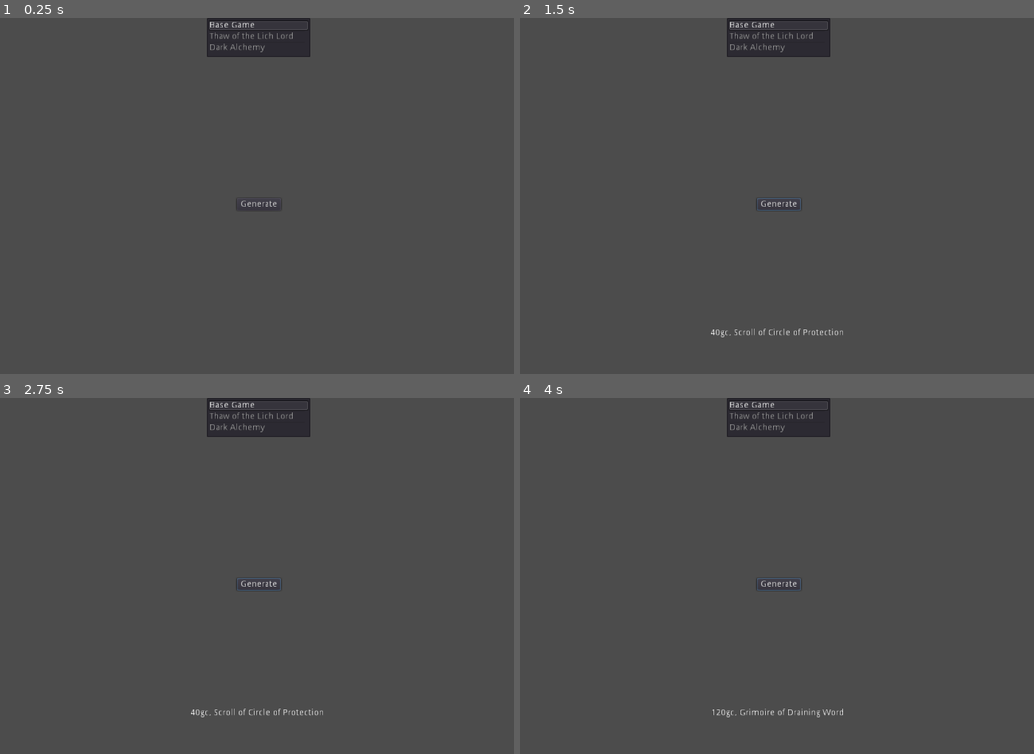
Above: before the commit, frames 1-4 (two rows, left to right).
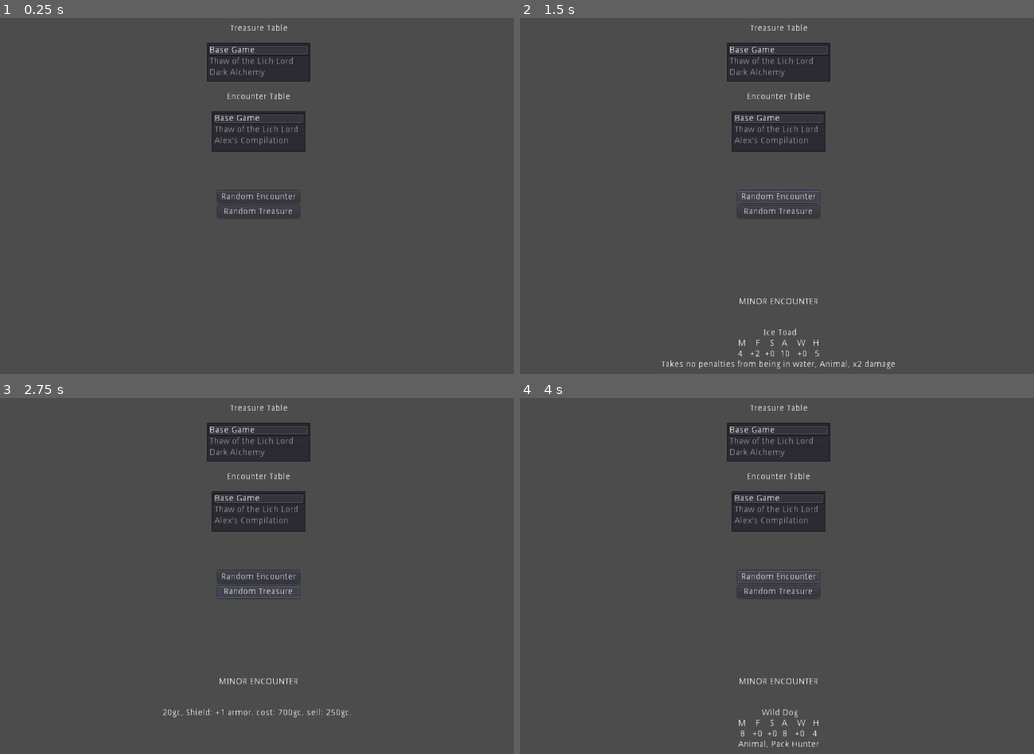
Above: after the commit, the same moments.

Repository: the-alex-g/Frostgrave_Treasure_Randomizer
Game: Godot game, scene res://Main.tscn
Two runs of this game, one before a commit and one after it. Both use one fixed random seed, a clock stepped at 60 frames per second and the inputs below.
Inputs (mouse positions are in pixels of both pictures, inside the frame that each line leads up to):
- Up to frame 1 (0.25 s): no input
- Up to frame 2 (1.5 s): click (777, 203) at 0.5 s, where only the run before the commit has a clickable "Generate"; click (777, 196) at 1.25 s, where only the run after the commit has a clickable "Random Encounter"
- Up to frame 3 (2.75 s): click (257, 590) at 2 s, where only the run after the commit has a clickable "Random Treasure"
- Up to frame 4 (4 s): click (777, 583) at 2.75 s, where only the run before the commit has a clickable "Generate"; click (777, 576) at 3.5 s, where only the run after the commit has a clickable "Random Encounter"

The runs differ from the first frame. In frame 1, 4.3% of the frame differs, in the area x 40-61%, y 0-56%; in frame 2, 5.2%, in the area x 27-73%, y 0-99%; in frame 3, 4.9%; in frame 4, 5.0%.

Commit message:
Add base game and lich lord encounter randomizer

Diff:
--- a/project/Main.gd
+++ b/project/Main.gd
@@ -1,6 +1,7 @@
 extends Control
 
-enum Table {BASE, LICH, ALCHEMY}
+enum TTable {BASE, LICH, ALCHEMY}
+enum ETable {BASE, LICH, COMP}
 var _lesser_potions := [
 	{"name":"Potion of Healing", "effect":"+5 health", "cost":"75", "sell":"50"},
 	{"name":"Potion of Strength", "effect":"+1 fight", "cost":"100", "sell":"40"},
@@ -166,21 +167,75 @@
 	[{"type":"coins", "qty":100}, {"type":"grimoire", "qty":1}],
 	[{"type":"coins", "qty":120}, {"type":"grimoire", "qty":1}],
 ]
-var _table = Table.BASE
+var _monsters := {
+	"Nullman":{"M":"6", "F":"+1", "S":"+0", "A":"12", "W":"+10", "H":"5", "notes":"Immune to magic, moves toward closest spellcaster within 18 inches instead of random movement"},
+	"Fire-Flinger":{"M":"5", "F":"+1", "S":"+3", "A":"12", "W":"+0", "H":"12", "notes":"Construct, if it wins combat it will push back and be done, if is within 6 inches of a warband member it will make a +3 magic elemental shooting attack, it will move into shooting range instead of melee combat"},
+	"Burning Skeleton":{"M":"6", "F":"+1", "S":"+0", "A":"10", "W":"+1", "H":"1", "notes":"Undead, if it wins combat the opponent takes 2 damage"},
+	"Foulhorn":{"M":"7", "F":"+4", "S":"+0", "A":"12", "W":"+5", "H":"12", "notes":"If this creature moves then attacks in the same activation, it gets +2 fight for that attack"},
+	"Starfire Elemental":{"M":"5", "F":"+7", "S":"+0", "A":"6", "W":"+5", "H":"1", "notes":"Levitate, See through terrain, Immune to normal weapons, Destroyed if it inflicts damage, Immune to Invisibility, Mind Control, Possess, and Beauty"},
+	"Banshee":{"M":"9", "F":"+0", "S":"+0", "A":"10", "W":"+5", "H":"10", "notes":"Undead, Immaterial, Immune to non-magic, On its turn Banshee will make a random move, and then all non-undead or constructs within 6 inches must make a will roll of 10 or take damage by the amount they failed"},
+	"Death Cultist":{"M":"6", "F":"+0", "S":"+0", "A":"10", "W":"+5", "H":"10", "notes":""},
+	"Frost Wraith":{"M":"6", "F":"+2", "S":"+0", "A":"10", "W":"+3", "H":"6", "notes":"Undead, +2 fight against Living creatures"},
+	"The Ghoul King":{"M":"8", "F":"+4", "S":"+0", "A":"12", "W":"+6", "H":"14", "notes":"Undead, Immune to Control, +2 damage"},
+	"Rangifer":{"M":"7", "F":"+2", "S":"+0", "A":"12", "W":"+3", "H":"12", "notes":"+1 fight and attacks count as Magical against Undead"},
+	"Spectre":{"M":"9", "F":"+0", "S":"+0", "A":"10", "W":"+10", "H":"8", "notes":"Undead, Immaterial, Immune to non-magic"},
+	"Wraith Knight":{"M":"6", "F":"+3", "S":"+0", "A":"10", "W":"+5", "H":"10", "notes":"Undead, Immaterial, Immune to Control, Immune to non-magic, x2 damage"},
+	"Zombie Troll":{"M":"4", "F":"+4", "S":"+0", "A":"14", "W":"+2", "H":"10", "notes":"Undead, Large, +2 damage"},
+	"Bear":{"M":"6", "F":"+4", "S":"+0", "A":"12", "W":"+0", "H":"14", "notes":"Animal, Large, +2 damage"},
+	"Boar":{"M":"6", "F":"+2", "S":"+0", "A":"12", "W":"+2", "H":"8", "notes":"Animal, Bounty(10gc), If this creature moves then attacks in the same activation, it gets +2 fight for that attack"},
+	"Giant Rat":{"M":"6", "F":"+0", "S":"+0", "A":"6", "W":"+0", "H":"1", "notes":"Animal, Pack Hunter"},
+	"Ice Spider":{"M":"6", "F":"+1", "S":"+0", "A":"8", "W":"+0", "H":"4", "notes":"Animal, Expert Climber"},
+	"Ice Toad":{"M":"4", "F":"+2", "S":"+0", "A":"10", "W":"+0", "H":"5", "notes":"Takes no penalties from being in water, Animal, x2 damage"},
+	"Snow Leopard":{"M":"8", "F":"+3", "S":"+0", "A":"10", "W":"+2", "H":"10", "notes":"Animal, Expert Climber"},
+	"White Gorilla":{"M":"6", "F":"+4", "S":"+0", "A":"12", "W":"+8", "H":"14", "notes":"Animal, +2 damage"},
+	"Wild Dog":{"M":"8", "F":"+0", "S":"+0", "A":"8", "W":"+0", "H":"4", "notes":"Animal, Pack Hunter"},
+	"Wolf":{"M":"8", "F":"+1", "S":"+0", "A":"10", "W":"+0", "H":"6", "notes":"Animal, Pack Hunter"},
+	"Small Construct":{"M":"6", "F":"+1", "S":"+0", "A":"11", "W":"+0", "H":"10", "notes":"Construct"},
+	"Medium Construct":{"M":"5", "F":"+3", "S":"+0", "A":"12", "W":"+0", "H":"12", "notes":"Construct"},
+	"Large Construct":{"M":"4", "F":"+4", "S":"+0", "A":"13", "W":"+0", "H":"14", "notes":"Construct, Large, +2 damage"},
+	"Imp":{"M":"6", "F":"+1", "S":"+0", "A":"10", "W":"+4", "H":"6", "notes":"Demon"},
+	"Minor Demon":{"M":"6", "F":"+3", "S":"+0", "A":"11", "W":"+4", "H":"12", "notes":"Demon"},
+	"Major Demon":{"M":"6", "F":"+5", "S":"+0", "A":"12", "W":"+6", "H":"15", "notes":"Demon, Large, +2 damage, Immune to Invisibility, Beauty, destroys Illusionary Soldiers on contact"},
+	"Frost Giant":{"M":"6", "F":"+5", "S":"+0", "A":"15", "W":"+4", "H":"25", "notes":"Takes 2 less elemental damage, Large, +2 damage"},
+	"Worm":{"M":"7", "F":"+4", "S":"+0", "A":"10", "W":"+5", "H":"20", "notes":"Large, Can move through terrain, Ignores rough ground movement penalty"},
+	"Snow Troll":{"M":"4", "F":"+4", "S":"+0", "A":"14", "W":"+2", "H":"16", "notes":"Large, +2 damage"},
+	"Werewolf":{"M":"7", "F":"+4", "S":"+0", "A":"11", "W":"+5", "H":"12", "notes":"Bounty(20gc), Expert Climber"},
+	"Armored Skeleton":{"M":"6", "F":"+2", "S":"+0", "A":"12", "W":"+0", "H":"1", "notes":"Pack Hunter, Undead"},
+	"Animated Skull":{"M":"6", "F":"+0", "S":"+0", "A":"10", "W":"-2", "H":"1", "notes":"Levitate, Undead"},
+	"Ghoul":{"M":"6", "F":"+2", "S":"+0", "A":"10", "W":"+2", "H":"10", "notes":"Undead"},
+	"Skeleton":{"M":"6", "F":"+1", "S":"+0", "A":"10", "W":"+0", "H":"1", "notes":"Undead"},
+	"Skeleton Archer":{"M":"6", "F":"+0", "S":"+0", "A":"10", "W":"+0", "H":"1", "notes":"Undead, Bow"},
+	"Vampire":{"M":"7", "F":"+4", "S":"+0", "A":"12", "W":"+5", "H":"14", "notes":"Immune to non-magic, Attacks count as Magic, Immune to Control, Immune to Invisibility, Beauty, destroys Illusionary Soldiers on contact, Undead"},
+	"Wraith":{"M":"6", "F":"+2", "S":"+0", "A":"10", "W":"+3", "H":"6", "notes":"Immaterial, Immune to non-magic, Attacks count as Magic, x2 damage, Undead"},
+	"Zombie":{"M":"4", "F":"+1", "S":"+0", "A":"12", "W":"+0", "H":"6", "notes":"Undead"},
+}
+var _base_game_encounter_table := {
+	"minor":["Skeleton", "Skeletons2", "Armored Skeleton", "Zombie", "Zombies2", "Ghoul", "Bear", "Boar", "Giant Rat", "Giant Rats2", "Giant Rats4", "Ice Spider", "Snow Leopard", "Wild Dog", "Wild Dogs2", "Wolf", "Wolves2", "Small Construct", "Imp", "Ice Toad"],
+	"medium":["Armored Skeletons2", "Ghoul", "Ghouls2", "Wraith", "Boar", "Boar", "Bear", "Bear", "Ice Spider", "Ice Spiders2", "Snow Leopard", "White Gorilla", "Wolves2", "Medium Construct", "Minor Demon", "Ice Toad", "Ice Toads2", "Snow Troll", "Worm", "Werewolf"],
+	"major":["Armored Skeletons3", "Ghoul", "Ghouls2", "Ghouls3", "Wraith", "Wraith", "Vampire", "White Gorilla", "White Gorilla", "Large Construct", "Large Construct", "Minor Demon", "Minor Demon", "Frost Giant", "Snow Troll", "Snow Trolls2", "Werewolf", "Worm", "Worm"]
+}
+var _lich_lord_encounter_table := {
+	"minor":["Skeleton", "Skeletons2", "Armored Skeletons2", "Zombies2", "Zombies3", "Ghouls3", "Frost Wraith", "Boar", "Giant Rat", "Giant Rats2", "Rangifer", "Ice Spider", "Snow Leopard", "Zombie Troll", "Wild Dogs2", "Wolf", "Wraith", "Small Construct", "Imp", "Wraith Knight"],
+	"medium":["Armored Skeletons2", "Ghoul", "Ghouls2", "Frost Wraith", "Wraith", "Bear", "Spectre", "Boar", "Ice Spider", "Death Cultists4", "Snow Leopard", "Rangifers2", "Banshee", "Medium Construct", "Minor Demon", "Ice Toad", "Wraith Knight", "Zombie Troll", "Worm", "Ghoul King"],
+	"major":["Armored Skeletons3", "Death Cultists4", "Ghouls3", "Ghouls3", "Rangifers3", "Wraith", "Vampire", "Zombie Troll", "White Gorilla", "Spectre", "Large Construct", "Minor Demon", "Frost Wraiths2", "Banshee", "Snow Troll", "Wraith Knight", "Snow Trolls2", "Werewolf", "Ghoul King", "Lich Lord"]
+}
+var _treasure_table = TTable.BASE
+var _encounter_table = ETable.BASE
 
 func _ready():
 	randomize()
-	$ItemList.select(0)
-
-func _on_Button_pressed():
+	$TreasureTables.select(0)
+	$EncouterTables.select(0)
+
+func _on_TreasureButton_pressed():
 	var you_found := ""
 	var treasure := []
-	if _table != Table.LICH:
-		if _table == Table.BASE:
+	if _treasure_table != TTable.LICH:
+		if _treasure_table == TTable.BASE:
 			var treasure_table := _base_game_treasure_table
 			var treasure_index := d(20)
 			treasure = treasure_table[treasure_index]
-		elif _table == Table.ALCHEMY:
+		elif _treasure_table == TTable.ALCHEMY:
 			var treasure_table := _dark_alchemy_treasure_table
 			var treasure_index := d(20)
 			treasure = treasure_table[treasure_index]
@@ -219,13 +274,13 @@
 					elif item["type"] == "grimoire":
 						var spell := _generate_spell()
 						you_found += "Grimoire of "+spell+" "
-	elif _table == Table.LICH:
+	elif _treasure_table == TTable.LICH:
 		var item:String = _lich_lord_treasure[d(20)]
 		if item != "Ivory Scroll":
 			you_found = item
 		else:
 			you_found = "Ivory Scroll of "+_generate_spell()+": The Ivory Scroll may be used once per game. When used, roll a die. On a 19-20, the scroll is destroyed. sell: 200"
-	$Label.text = you_found
+	$Results.text = you_found
 
 func splice(item:Dictionary)->String:
 	var spliced := ""
@@ -254,8 +309,57 @@
 
 func _on_ItemList_item_selected(index):
 	if index == 0:
-		_table = Table.BASE
+		_treasure_table = TTable.BASE
 	elif index == 1:
-		_table = Table.LICH
+		_treasure_table = TTable.LICH
 	elif index == 2:
-		_table = Table.ALCHEMY
+		_treasure_table = TTable.ALCHEMY
+
+func _on_EncouterTables_item_selected(index):
+	if index == 0:
+		_encounter_table = ETable.BASE
+	elif index == 1:
+		_encounter_table = ETable.LICH
+	elif index == 2:
+		_encounter_table = ETable.COMP
+
+func _on_Monster_pressed():
+	var table:Dictionary
+	match _encounter_table:
+		ETable.BASE:
+			table = _base_game_encounter_table
+		ETable.LICH:
+			table = _lich_lord_encounter_table
+	var level_number := d(20)+1
+	var level:String
+	if level_number < 13:
+		level = "minor"
+	elif level_number > 18:
+		level = "major"
+	else:
+		level = "medium"
+	$EncounterStrength.text = level.to_upper()+" ENCOUNTER"
+	var level_table:Array = table[level]
+	var die_size = level_table.size()
+	var monster_name:String = level_table[d(die_size)]
+	var qty := ""
+	var search_for := monster_name
+	if search_for != "Lich Lord":
+		if monster_name.ends_with("2") or monster_name.ends_with("3") or monster_name.ends_with("4"):
+			qty = get_last(monster_name)
+			monster_name.erase(monster_name.length()-1, 1)
+			search_for = monster_name
+		if search_for == "Wolves":
+			search_for = "Wolf"
+		elif search_for.ends_with("s"):
+			search_for.erase(search_for.length()-1, 1)
+		var monster:Dictionary = _monsters[search_for]
+		$Results.text = qty+" "+monster_name+"\n"+"M    F    S   A    W   H\n"+monster["M"]+"   "+monster["F"]+"  "+monster["S"]+"  "+monster["A"]+"   "+monster["W"]+"   "+monster["H"]+"\n"+monster["notes"]
+
+func get_last(string:String)->String:
+	var last_char := ""
+	for c in string:
+		if string.find_last(c) == string.length()-1:
+			last_char = c
+			break
+	return last_char
--- a/project/Main.tscn
+++ b/project/Main.tscn
@@ -10,7 +10,7 @@
 "_edit_use_anchors_": false
 }
 
-[node name="Label" type="Label" parent="."]
+[node name="Results" type="Label" parent="."]
 anchor_top = 1.0
 anchor_right = 1.0
 anchor_bottom = 1.0
@@ -22,24 +22,11 @@
 "_edit_use_anchors_": false
 }
 
-[node name="Button" type="Button" parent="."]
-anchor_left = 0.5
-anchor_top = 0.5
-anchor_right = 0.5
-anchor_bottom = 0.5
-margin_left = -35.5
-margin_top = -10.0
-margin_right = 35.5
-margin_bottom = 10.0
-text = "Generate"
-__meta__ = {
-"_edit_use_anchors_": false
-}
-
-[node name="ItemList" type="ItemList" parent="."]
+[node name="TreasureTables" type="ItemList" parent="."]
 anchor_left = 0.5
 anchor_right = 0.5
 margin_left = -83.0
+margin_top = 40.0
 margin_right = 83.0
 margin_bottom = 60.0
 items = [ "Base Game", null, false, "Thaw of the Lich Lord", null, false, "Dark Alchemy", null, false ]
@@ -47,5 +34,79 @@
 __meta__ = {
 "_edit_use_anchors_": false
 }
-[connection signal="pressed" from="Button" to="." method="_on_Button_pressed"]
-[connection signal="item_selected" from="ItemList" to="." method="_on_ItemList_item_selected"]
+
+[node name="Buttons" type="VBoxContainer" parent="."]
+anchor_left = 0.5
+anchor_top = 0.5
+anchor_right = 0.5
+anchor_bottom = 0.5
+margin_left = -66.0
+margin_top = -22.0
+margin_right = 66.0
+margin_bottom = 22.0
+__meta__ = {
+"_edit_use_anchors_": false
+}
+
+[node name="Monster" type="Button" parent="Buttons"]
+margin_right = 132.0
+margin_bottom = 20.0
+text = "Random Encounter"
+__meta__ = {
+"_edit_use_anchors_": false
+}
+
+[node name="Treasure" type="Button" parent="Buttons"]
+margin_top = 24.0
+margin_right = 132.0
+margin_bottom = 44.0
+text = "Random Treasure"
+__meta__ = {
+"_edit_use_anchors_": false
+}
+
+[node name="TLabel" type="Label" parent="."]
+anchor_left = 0.5
+anchor_right = 0.5
+margin_left = -46.5
+margin_top = 10.0
+margin_right = 46.5
+margin_bottom = 14.0
+text = "Treasure Table"
+
+[node name="Elabel" type="Label" parent="."]
+anchor_left = 0.5
+anchor_top = 0.5
+anchor_right = 0.5
+anchor_bottom = 0.5
+margin_left = -51.0
+margin_top = -180.0
+margin_right = 51.0
+margin_bottom = -180.0
+text = "Encounter Table"
+
+[node name="EncouterTables" type="ItemList" parent="."]
+anchor_left = 0.5
+anchor_top = 0.5
+anchor_right = 0.5
+anchor_bottom = 0.5
+margin_left = -75.5
+margin_top = -150.0
+margin_right = 75.5
+margin_bottom = -85.0
+items = [ "Base Game", null, false, "Thaw of the Lich Lord", null, false, "Alex's Compilation", null, false ]
+
+[node name="EncounterStrength" type="Label" parent="."]
+anchor_left = 0.5
+anchor_top = 0.5
+anchor_right = 0.5
+anchor_bottom = 0.5
+margin_left = -69.0
+margin_top = 150.0
+margin_right = 69.0
+margin_bottom = 11.5
+align = 1
+[connection signal="item_selected" from="TreasureTables" to="." method="_on_ItemList_item_selected"]
+[connection signal="pressed" from="Buttons/Monster" to="." method="_on_Monster_pressed"]
+[connection signal="pressed" from="Buttons/Treasure" to="." method="_on_TreasureButton_pressed"]
+[connection signal="item_selected" from="EncouterTables" to="." method="_on_EncouterTables_item_selected"]
